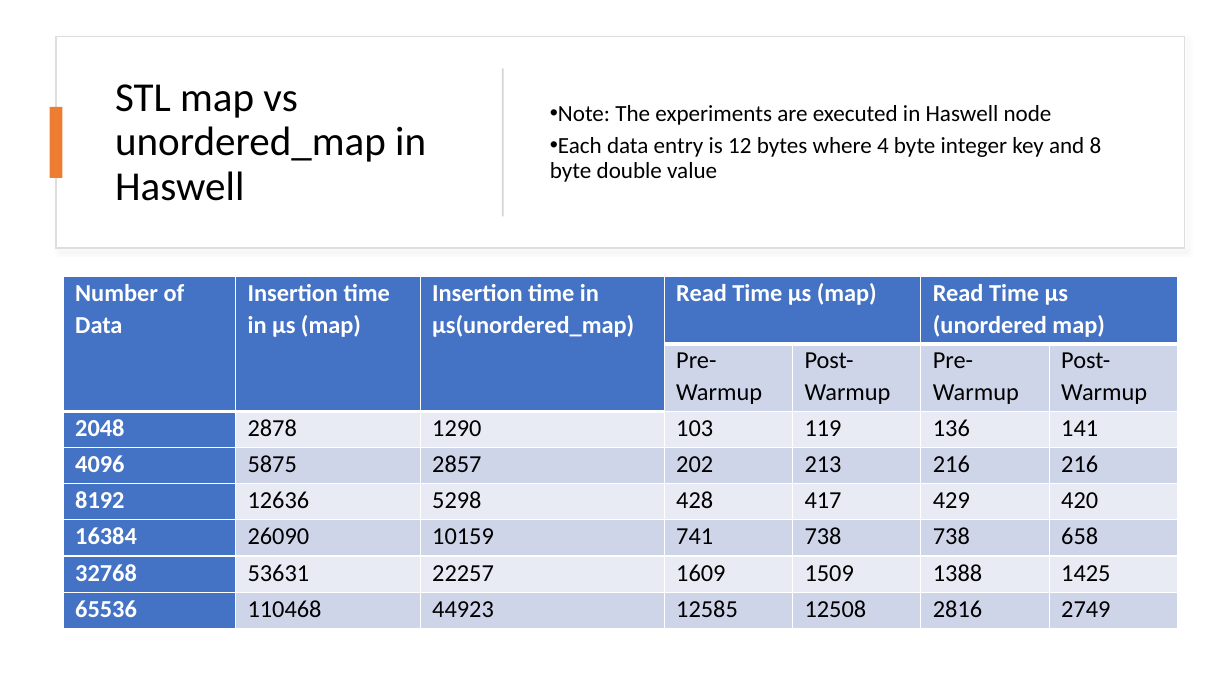
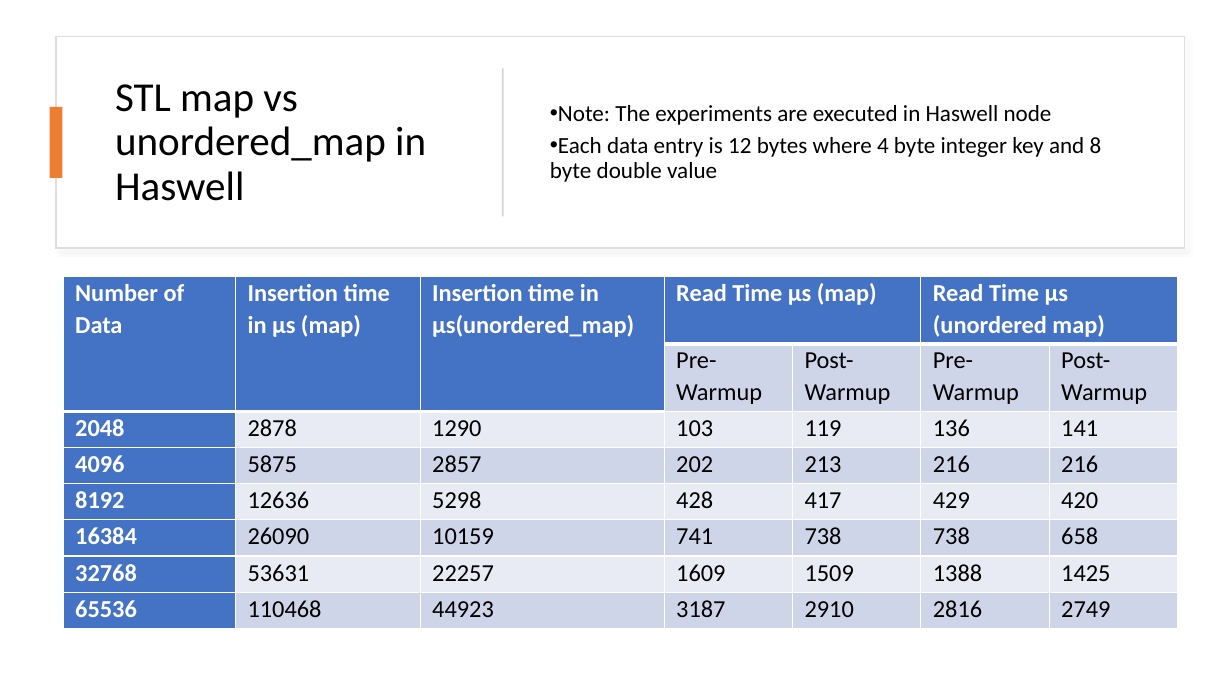
Before and after one commit to jshalf/P38-IUSG-Graphs, a slide deck: slide 4 of Faysal/Weekly_Meeting_210211.pptx. Drawn at 1232x693 pixels with LibreOffice and Linux fonts; fonts in the diff are those of the drawing. Boxes give left, top, right and bottom in pixels: in the first picture for what was removed or moved away, otherwise in the second. Text is boxed around its words. In the diff, an @@ line names an element or a change of style, - is before the commit and + after.

Commit message:
Uploading slides that contain the performance difference of CAM vs regular hash code

```diff
--- a/Faysal/Weekly_Meeting_210211.pptx
+++ b/Faysal/Weekly_Meeting_210211.pptx
@@ table at [63,276,1178,628] @@
-row 8, column 4: 12585
+row 8, column 4: 3187
-row 8, column 5: 12508
+row 8, column 5: 2910
```
Also in this commit, not shown: 2 other files.
